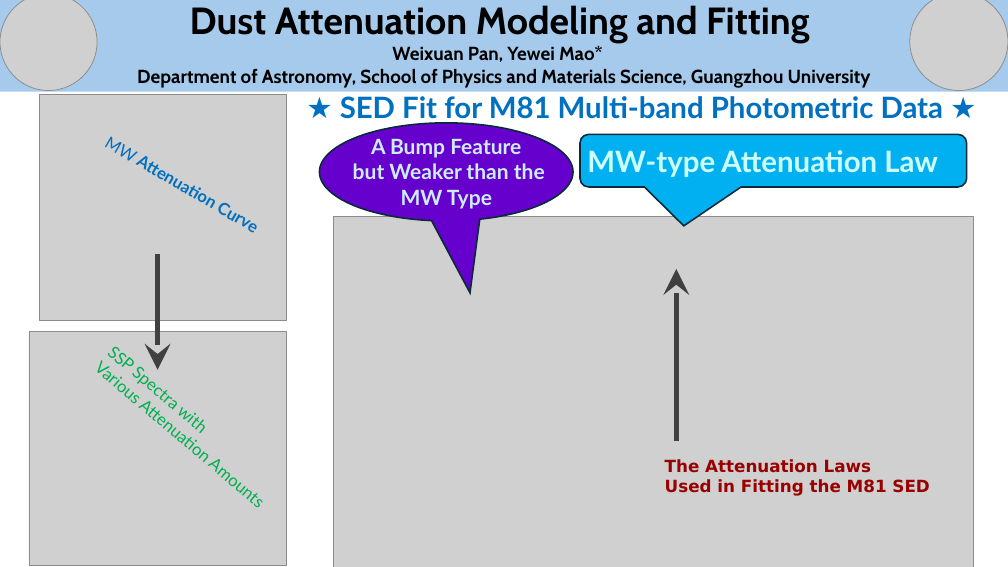
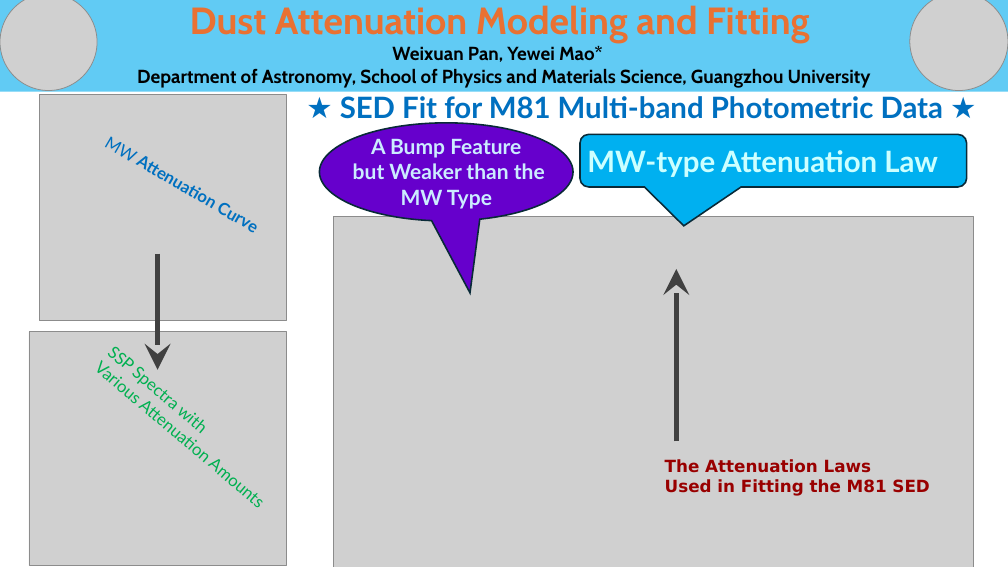
Before and after one commit to panweixuan/site, a slide deck: slide 1 of files/Weixuan_M81AttCurv.pptx. Drawn at 1008x567 pixels with LibreOffice and Linux fonts; fonts in the diff are those of the drawing; grey boxes stand for pictures. Boxes give left, top, right and bottom in pixels: in the first picture for what was removed or moved away, otherwise in the second. Text is boxed around its words. In the diff, an @@ line names an element or a change of style, - is before the commit and + after.

```diff
--- a/files/Weixuan_M81AttCurv.pptx
+++ b/files/Weixuan_M81AttCurv.pptx
@@ rectangle "Dust Attenuation Modeling and Fitting" at [0,0,1008,91]: fill #A6CAEC to #61CBF4 @@
@@ text in rectangle at [190,5,809,43]: text colour #000000 to #E97132 in "Dust Attenuation Modeling and Fitting" @@
```
